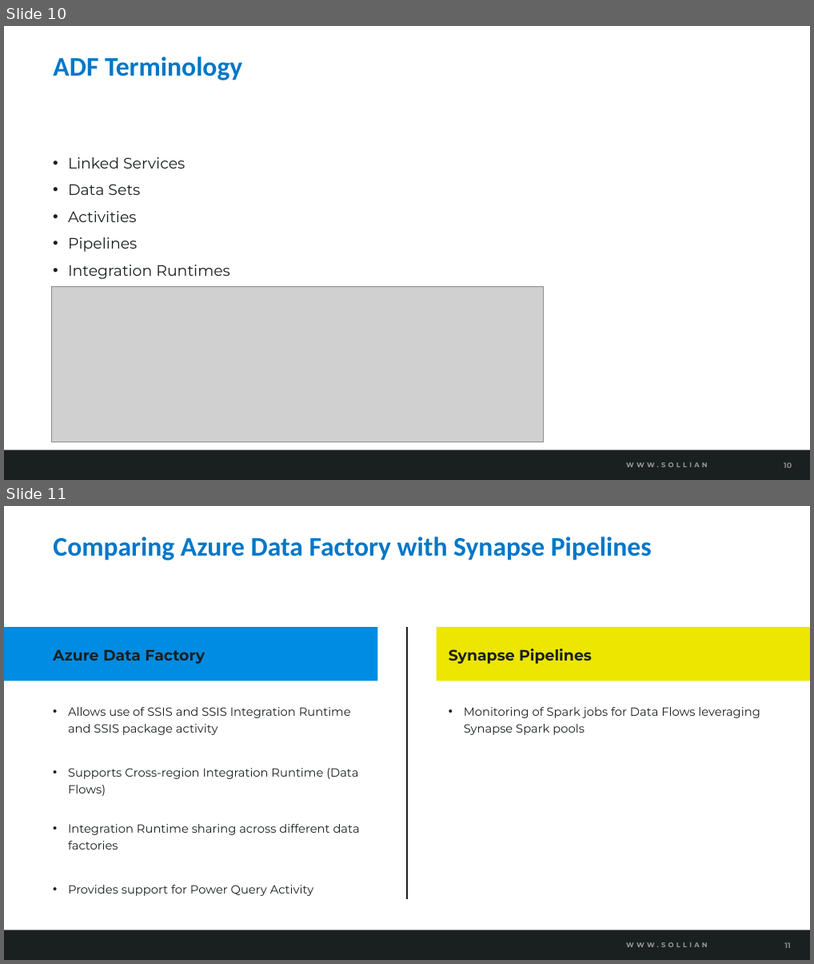
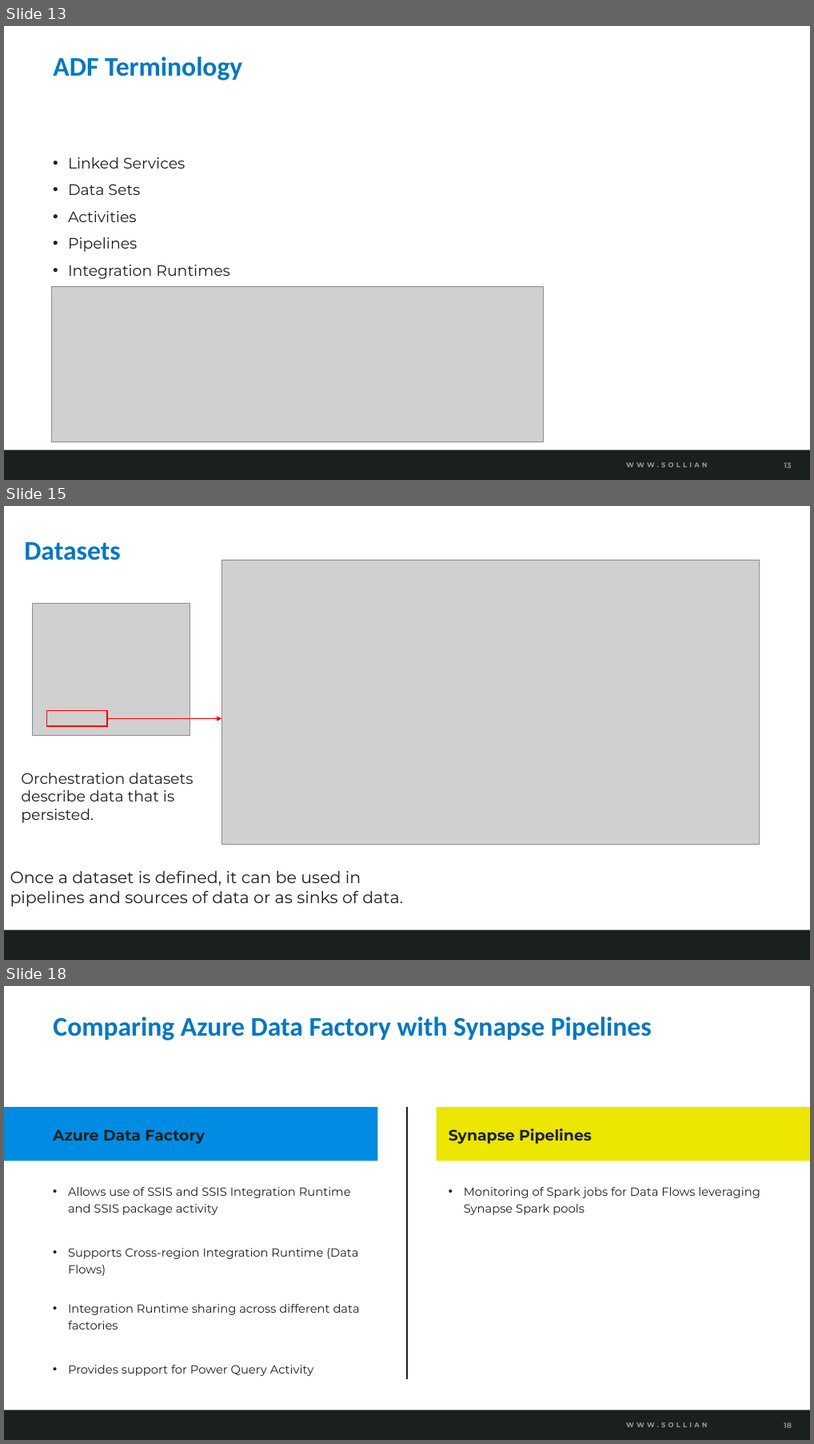
Before and after one commit to solliancenet/azure-data-engineering-conference-workshop-students, a slide deck: 07-Ingest and load data.pptx. Shown one above the other, each under a label of ours: slides 10 and 11 before the commit, slides 13, 15 and 18 after it; the slides between them are not shown. The pictures are 814x964 and 814x1444 pixels, drawn with LibreOffice and Linux fonts; fonts in the diff are those of the drawing; grey boxes stand for pictures; background and template pictures are left out. Boxes give left, top, right and bottom in pixels: in the first picture for what was removed or moved away, otherwise in the second. Text is boxed around its words. In the diff, an @@ line names an element or a change of style, - is before the commit and + after.

```diff
--- a/07-Ingest and load data.pptx
+++ b/07-Ingest and load data.pptx
@@ slide 15 added at [4,506,810,960], background #FFFFFF; not listed: 2 template elements that a slide beside it also shows @@
@@ title added at [24,542,120,560], 32 pt, text #0077C8, bold @@
+Datasets
@@ picture added at [222,560,759,844] @@
@@ picture added at [33,604,190,736] @@
@@ rectangle added at [47,711,107,726], outline #FF0000 1.5 pt @@
@@ arrow added from (107, 718) to (222, 718), #FF0000 1.5 pt @@
@@ text added at [21,772,193,823], 18 pt, text #1A1F20 @@
+Orchestration datasets describe data that is persisted.
@@ text added at [10,870,403,906], 19.6 pt, text #1A1F20 @@
+Once a dataset is defined, it can be used in pipelines and sources of data or as sinks of data.
@@ what was slide 10 is now slide 13 @@
@@ page number at [784,462,791,468]: text changed @@
-10
+13
@@ what was slide 11 is now slide 18 @@
@@ page number at [784,1422,792,1428]: text changed @@
-11
+18
```
Also in this commit, not shown: 4 slides changed, 7 other slides added, 4 other files.
